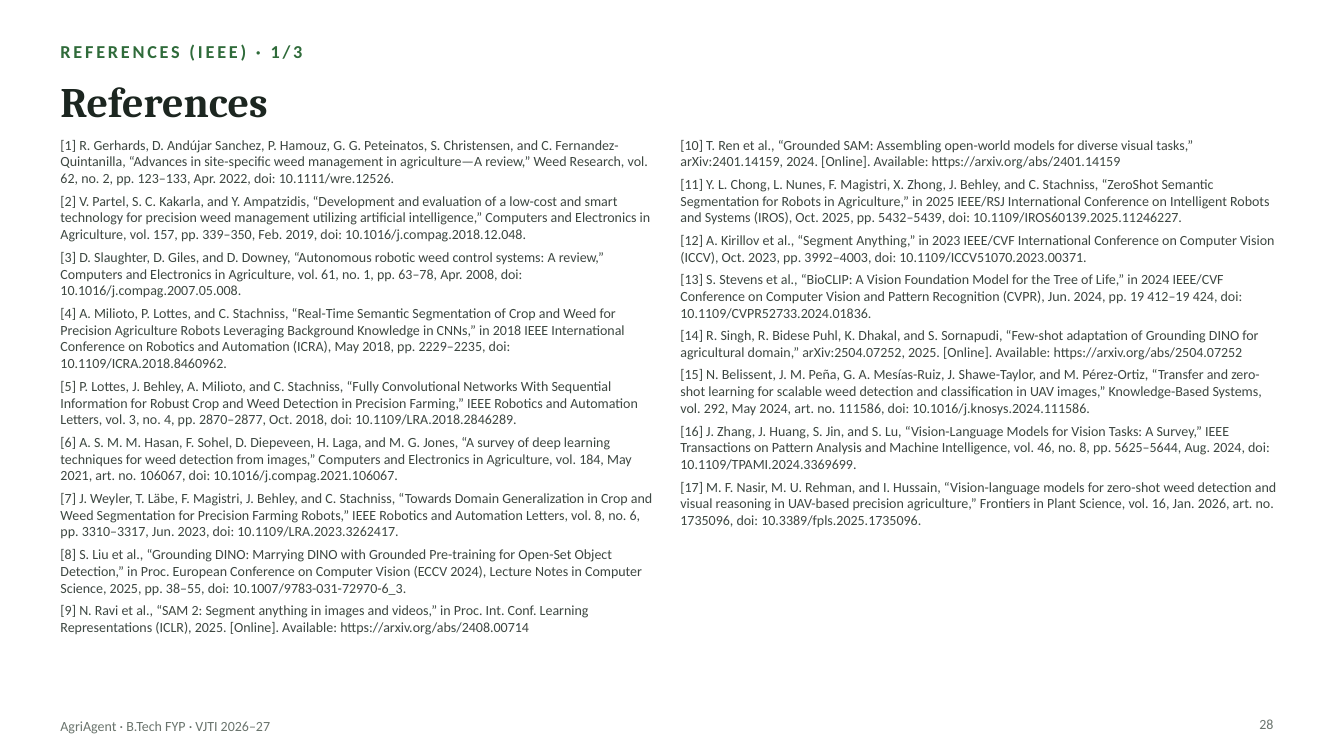
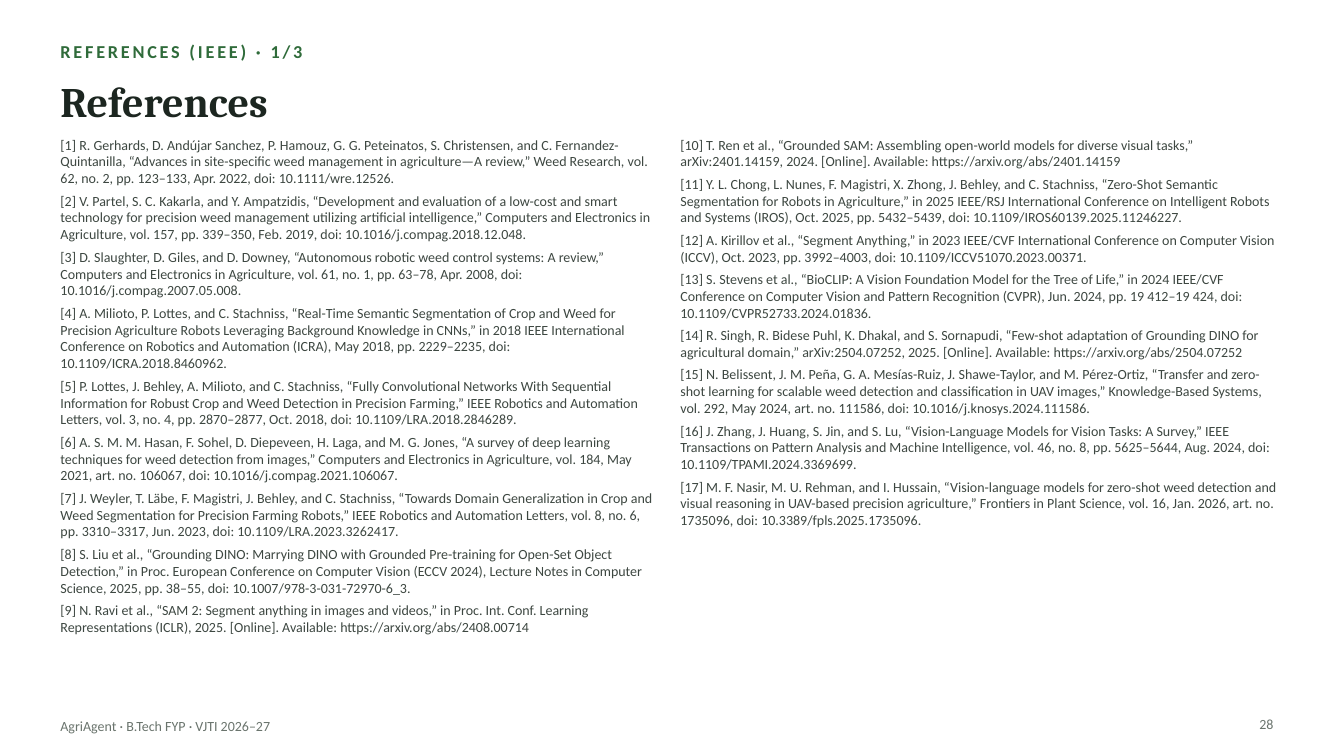
Before and after one commit to Chaitanya-666/agriAgent, a slide deck: slide 28 of docs/slides/AgriAgent_FYP_Presentation.pptx. Drawn at 1344x756 pixels with LibreOffice and Linux fonts; fonts in the diff are those of the drawing. Boxes give left, top, right and bottom in pixels: in the first picture for what was removed or moved away, otherwise in the second. Text is boxed around its words. In the diff, an @@ line names an element or a change of style, - is before the commit and + after.

Commit message:
Presentation kit for the external examiners (team + Chaitanya versions, slide by slide with black-book pages); report: dataset table and long code names no longer overflow, HoD name as a blank line; deck: four reference typos fixed

```diff
--- a/docs/slides/AgriAgent_FYP_Presentation.pptx
+++ b/docs/slides/AgriAgent_FYP_Presentation.pptx
@@ text at [680,179,1269,225]: text changed @@
-[11] Y. L. Chong, L. Nunes, F. Magistri, X. Zhong, J. Behley, and C. Stachniss, “ZeroShot Semantic Segmentation for Robots in Agriculture,” in 2025 IEEE/RSJ International Conference on Intelligent Robots and Systems (IROS), Oct. 2025, pp. 5432–5439, doi: 10.1109/IROS60139.2025.11246227.
+[11] Y. L. Chong, L. Nunes, F. Magistri, X. Zhong, J. Behley, and C. Stachniss, “Zero-Shot Semantic Segmentation for Robots in Agriculture,” in 2025 IEEE/RSJ International Conference on Intelligent Robots and Systems (IROS), Oct. 2025, pp. 5432–5439, doi: 10.1109/IROS60139.2025.11246227.
@@ text at [60,549,642,596]: text changed @@
-[8] S. Liu et al., “Grounding DINO: Marrying DINO with Grounded Pre-training for Open-Set Object Detection,” in Proc. European Conference on Computer Vision (ECCV 2024), Lecture Notes in Computer Science, 2025, pp. 38–55, doi: 10.1007/9783-031-72970-6_3.
+[8] S. Liu et al., “Grounding DINO: Marrying DINO with Grounded Pre-training for Open-Set Object Detection,” in Proc. European Conference on Computer Vision (ECCV 2024), Lecture Notes in Computer Science, 2025, pp. 38–55, doi: 10.1007/978-3-031-72970-6_3.
```
Also in this commit, not shown: 2 other slides changed, 38 other files.
